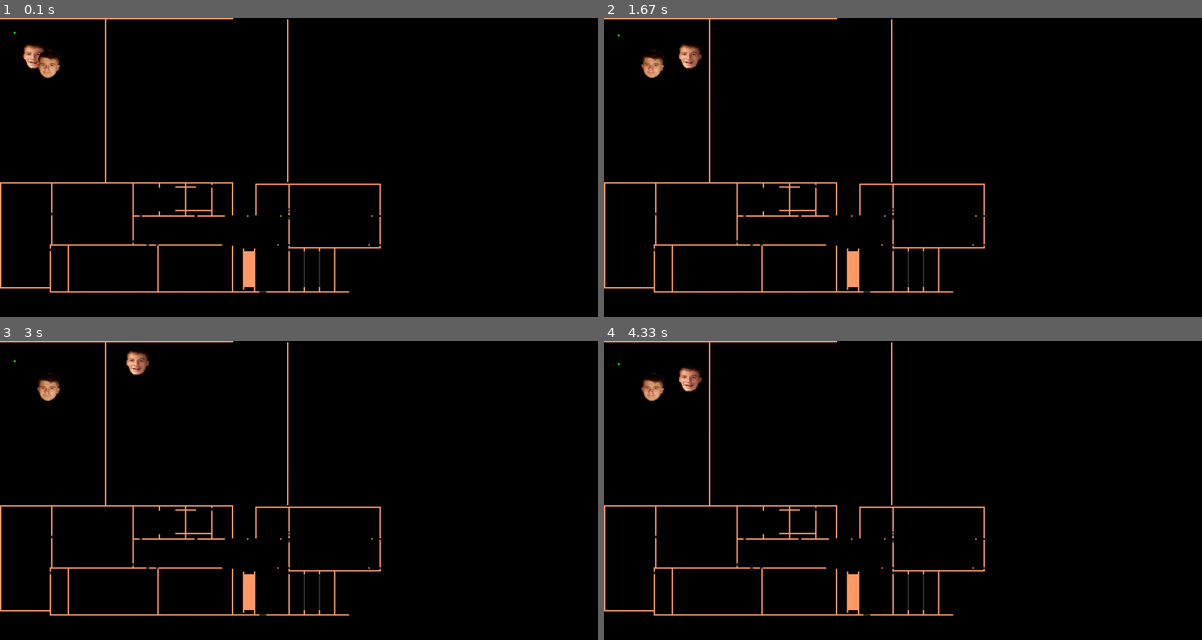
Above: before the commit, frames 1-4 (two rows, left to right).
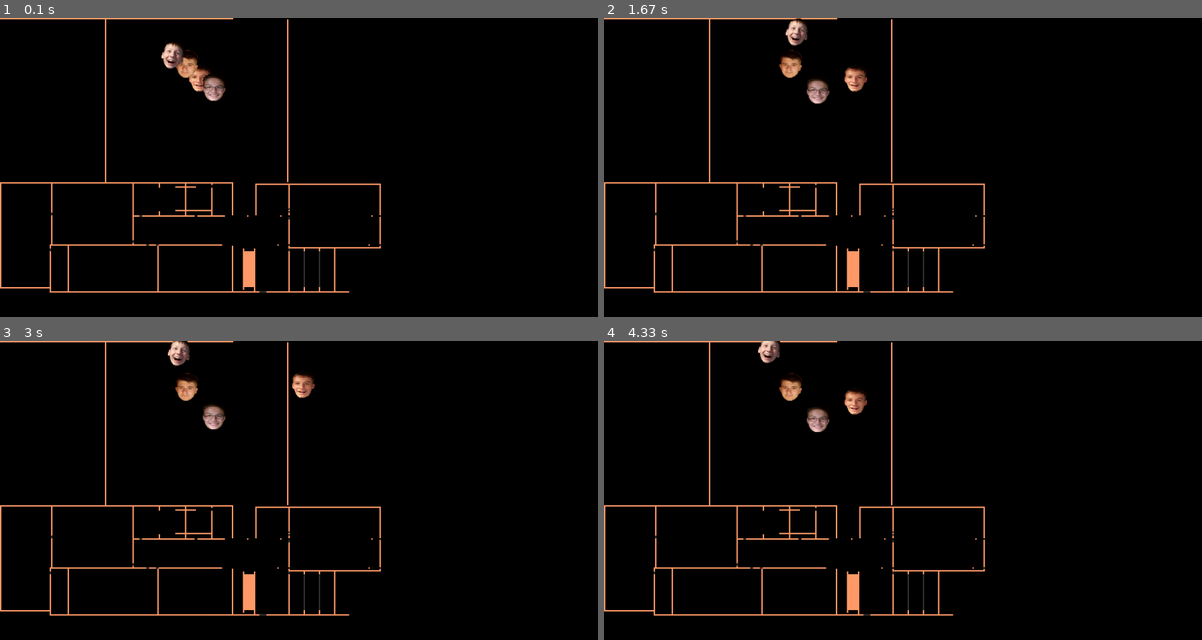
Above: after the commit, the same moments.

Repository: latuszek-piotr/gimnazjum-pygame
Game: pygame game, started from heroesofpygame/main.py
Same seed, same stepped clock (60 frames per second), same inputs: the game is played once before the commit and once after it.
Inputs:
- Up to frame 1 (0.1 s): no input
- Up to frame 2 (1.67 s): hold T 0.33-0.8 s; hold Right 0.33-0.8 s; hold H 0.83-1.3 s; hold Right 0.83-1.3 s; tap F at 0.9, 1.2 s; tap K at 0.98 s; tap G at 1.33 s
- Up to frame 3 (3 s): hold Right 1.67-2.13 s; tap F at 1.73, 2.03, 2.23, 2.57, 2.87 s; hold Up 2.17-2.47 s; tap K at 2.32 s; hold Right 2.5-2.97 s; tap T at 2.65 s
- Up to frame 4 (4.33 s): hold Left 3-3.53 s; tap F at 3.07, 3.37, 3.63, 3.97, 4.27 s; hold Down 3.57-3.87 s; tap K at 3.72 s; hold Left 3.9-4.3 s; tap T at 4.05 s

The runs differ from the first frame. In frame 1, 1.3% of the frame differs, in the area x 2-38%, y 4-28%; in frame 2, 1.4%, in the area x 2-44%, y 0-29%; in frame 3, 1.4%; in frame 4, 1.4%.

Commit message:
wszystkie glowy w grze

Diff:
--- a/heroesofpygame/dawid.py
+++ b/heroesofpygame/dawid.py
@@ -10,7 +10,7 @@
     surprised_img = os.path.join('grafika', 'dawid_zdziwiony.png')
     scared_img = os.path.join('grafika', 'dawid_prestraszony.png')
 
-    def __init__(self, pos=(50, 50), size=4):
+    def __init__(self, pos=(440, 120), size=4):
         super(Dawid, self).__init__(pos, size)
         self.mood = 'happy'
         self.img = pygame.transform.scale(pygame.image.load(Dawid.happy_img).convert_alpha(), (50, 60))
--- a/heroesofpygame/dominik.py
+++ b/heroesofpygame/dominik.py
@@ -10,7 +10,7 @@
     surprised_img = os.path.join('grafika', 'dominik_zdziwiony.png')
     scared_img = os.path.join('grafika', 'dominik_prestraszony.png')
 
-    def __init__(self, pos=(80, 70), size=4):
+    def __init__(self, pos=(380, 70), size=4):
         super(Dominik, self).__init__(pos, size)
         self.mood = 'sad'
         self.img = pygame.transform.scale(pygame.image.load(Dominik.sad_img).convert_alpha(), (50, 60))
--- a/heroesofpygame/main.py
+++ b/heroesofpygame/main.py
@@ -5,8 +5,11 @@
 from heroesofpygame.player import Player
 from heroesofpygame.wall import Wall
 from heroesofpygame.flat import Flat, flat_1_data
+
 from heroesofpygame.wiktor import Wiktor
 from heroesofpygame.dominik import Dominik
+from heroesofpygame.piotr import Piotr
+from heroesofpygame.dawid import Dawid
 
 clock = pygame.time.Clock()
 
@@ -17,11 +20,11 @@
 pygame.display.set_caption("szkola_1_pietro")
 screen = pygame.display.set_mode((1300, 650))
 
-player1 = Player(color=(255, 200, 0)) # Create the player
-player2 = Player(color=(255, 0, 200)) # Create the player
-player3 = Player(color=(0, 255 ,0 )) # Create the player
 player1 = Wiktor()
 player2 = Dominik()
+player3 = Dawid()
+player4 = Piotr()
+
 
 
 flat1 = Flat(flat_1_data)
@@ -67,24 +70,23 @@
         player3.move(0, 2, flat1.walls)
 
 
+    if key[pygame.K_f]:
+        player4.move(-2, 0, flat1.walls)
+    if key[pygame.K_h]:
+        player4.move(2, 0, flat1.walls)
+    if key[pygame.K_t]:
+        player4.move(0, -2, flat1.walls)
+    if key[pygame.K_g]:
+        player4.move(0, 2, flat1.walls)
 
-
-    # # Just added this to make it slightly fun ;)
-    # if player.rect.colliderect(end_rect):
-    #     raise SystemExit,sound.play()
-    #     print "You win Wiktor!"
-    # if player1.rect.colliderect(end_rect):
-    #     raise SystemExit, "You win piotrek!"
-    # if player2.rect.colliderect(end_rect):
-    #     raise SystemExit, "You win! "
 
     # Draw the scenea
     screen.fill((0, 0, 0))
     flat1.draw(screen)
-    # pygame.draw.rect(screen, (255, 0, 0), end_rect)
+
     player1.draw(screen)
-    # pygame.draw.rect(screen, (255, 0, 0), end_rect)
     player2.draw(screen)
     player3.draw(screen)
+    player4.draw(screen)
 
     pygame.display.flip()
--- a/heroesofpygame/piotr.py
+++ b/heroesofpygame/piotr.py
@@ -10,7 +10,7 @@
     surprised_img = os.path.join('grafika', 'piotr_zdziwiony.png')
     scared_img = os.path.join('grafika', 'piotr_prestraszony.png')
 
-    def __init__(self, pos=(50, 50), size=4):
+    def __init__(self, pos=(350, 50), size=4):
         super(Piotr, self).__init__(pos, size)
         self.mood = 'happy'
         self.img = pygame.transform.scale(pygame.image.load(Piotr.happy_img).convert_alpha(), (50, 60))
--- a/heroesofpygame/wiktor.py
+++ b/heroesofpygame/wiktor.py
@@ -10,7 +10,7 @@
     surprised_img = os.path.join('grafika', 'wiktor_zdziwiony.png')
     scared_img = os.path.join('grafika', 'wiktor_prestraszony.png')
 
-    def __init__(self, pos=(50, 50), size=4):
+    def __init__(self, pos=(410, 100), size=4):
         super(Wiktor, self).__init__(pos, size)
         self.mood = 'sad'
         self.img = pygame.transform.scale(pygame.image.load(Wiktor.happy_img).convert_alpha(), (50, 60))
